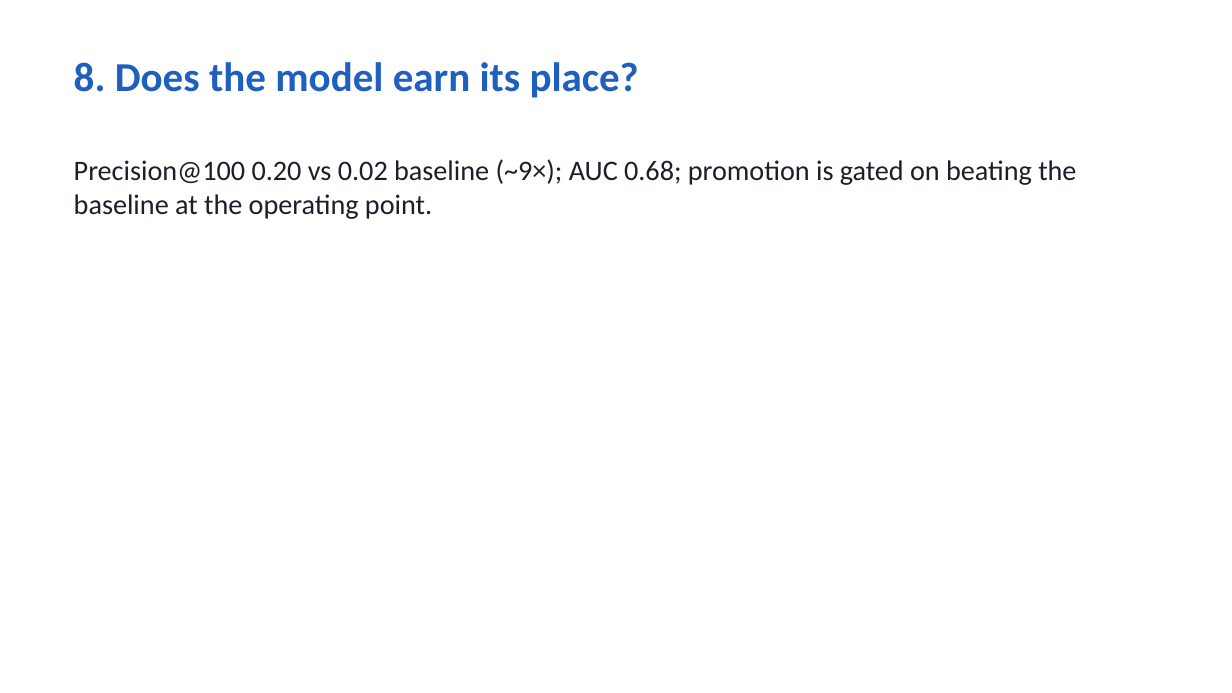
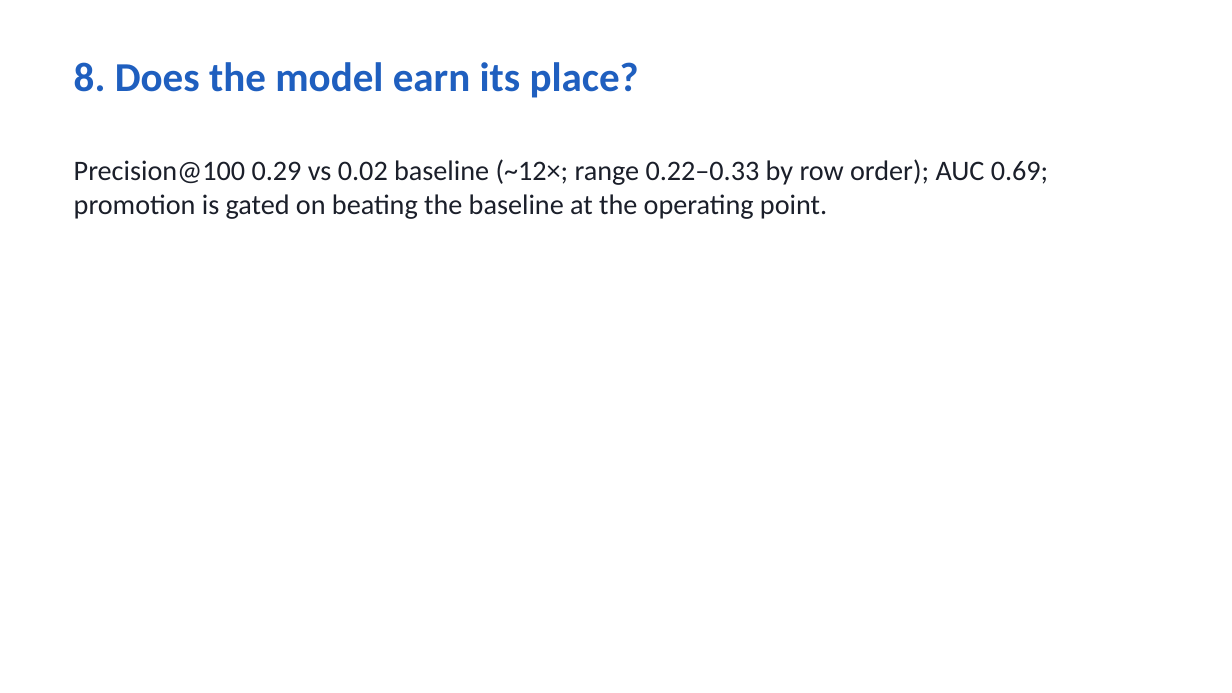
Before and after one commit to akhilpdas/fello-pulse, a slide deck: slide 9 of docs/Pulse_deck.pptx. Drawn at 1232x693 pixels with LibreOffice and Linux fonts; fonts in the diff are those of the drawing. Boxes give left, top, right and bottom in pixels: in the first picture for what was removed or moved away, otherwise in the second. Text is boxed around its words. In the diff, an @@ line names an element or a change of style, - is before the commit and + after.

```diff
--- a/docs/Pulse_deck.pptx
+++ b/docs/Pulse_deck.pptx
@@ text at [74,159,1048,219]: text changed @@
-Precision@100 0.20 vs 0.02 baseline (~9×); AUC 0.68; promotion is gated on beating the baseline at the operating point.
+Precision@100 0.29 vs 0.02 baseline (~12×; range 0.22–0.33 by row order); AUC 0.69; promotion is gated on beating the baseline at the operating point.
```
Also in this commit, not shown: 1 other slide changed, 10 other files.
